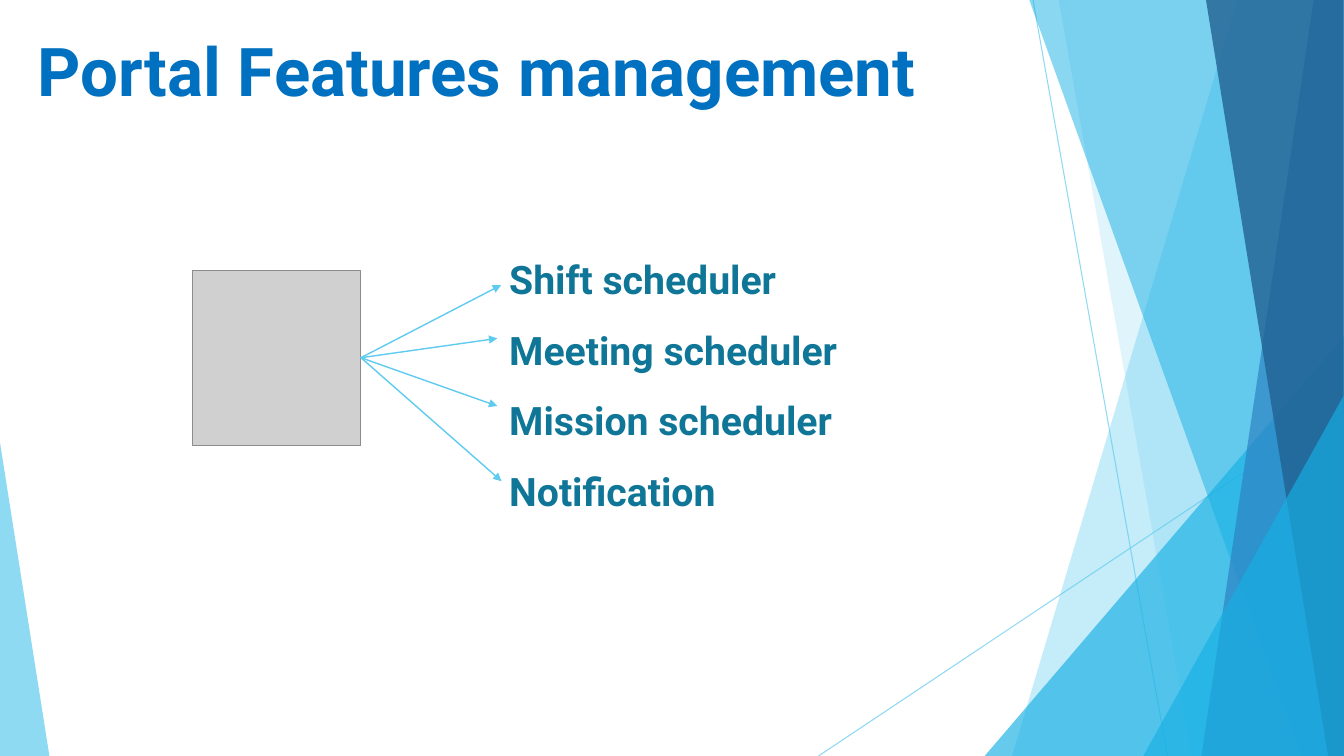
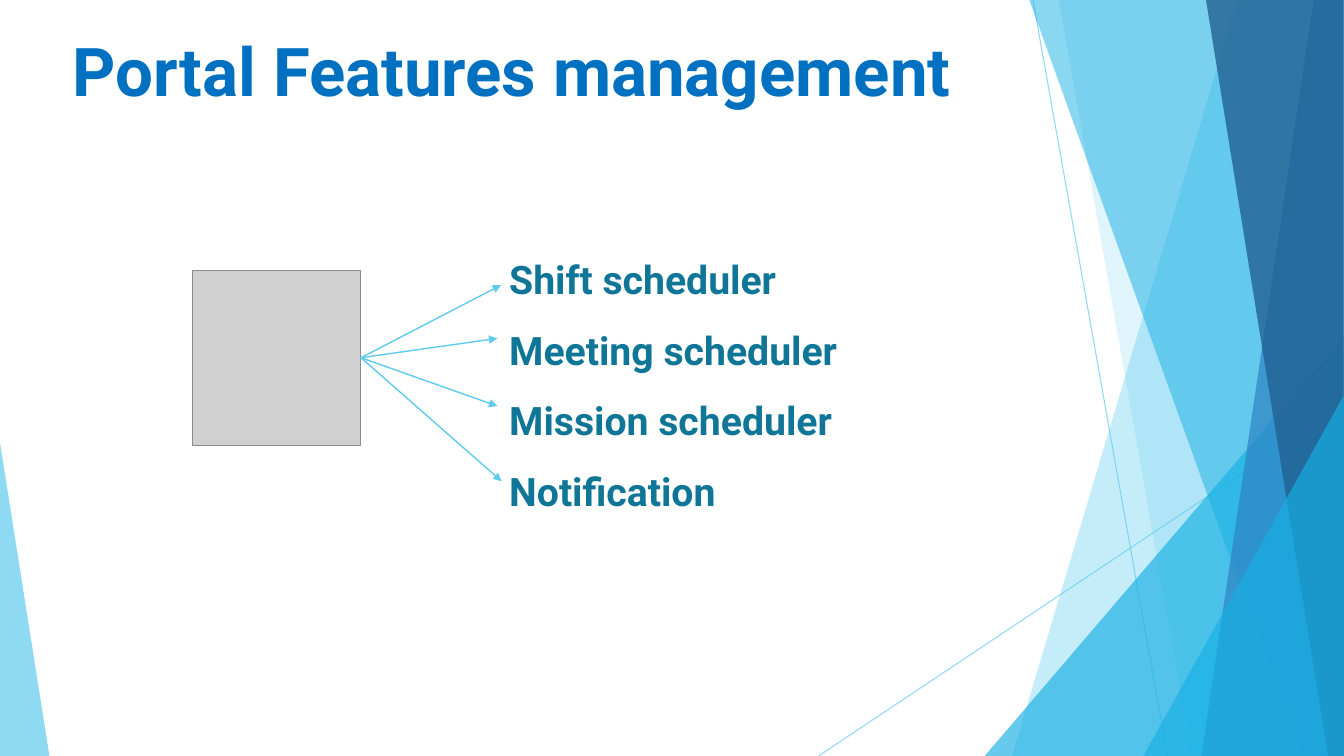
Before and after one commit to linhmimoza/Hospital_PortalExtra, a slide deck: slide 15 of Hospital.pptx. Drawn at 1344x756 pixels with LibreOffice and Linux fonts; fonts in the diff are those of the drawing; grey boxes stand for pictures. Boxes give left, top, right and bottom in pixels: in the first picture for what was removed or moved away, otherwise in the second. Text is boxed around its words. In the diff, an @@ line names an element or a change of style, - is before the commit and + after.

```diff
--- a/Hospital.pptx
+++ b/Hospital.pptx
@@ text "Portal Features management": place and size @@
-text "Portal Features management" at (38, 45, 915, 110)
+text "Portal Features management" at (73, 45, 950, 110)
```
Also in this commit, not shown: 10 other slides changed, 1 slide removed.
